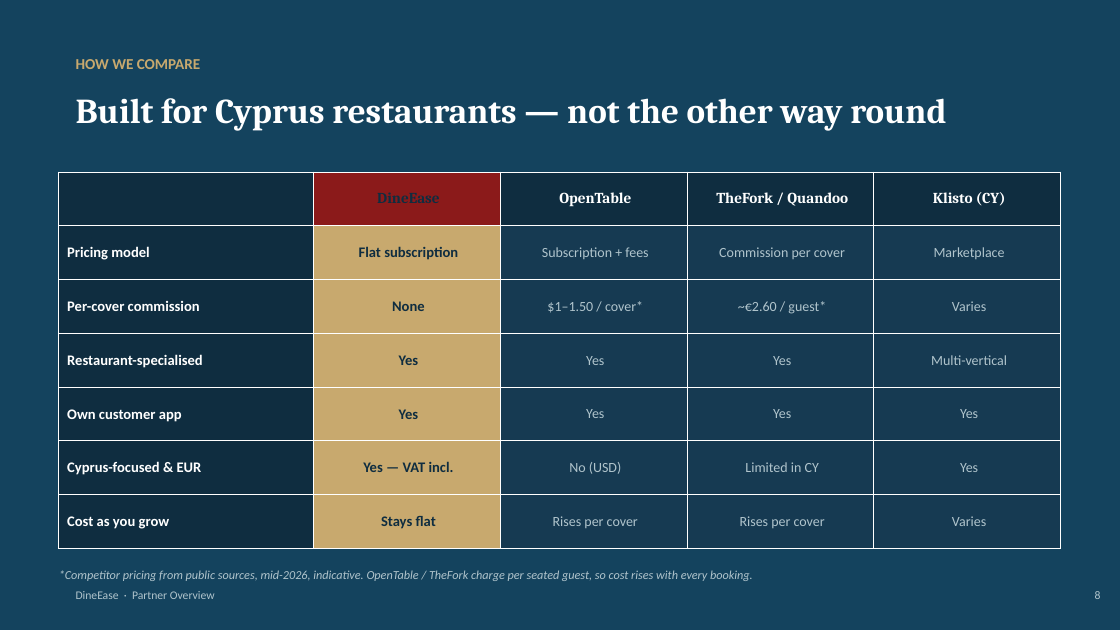
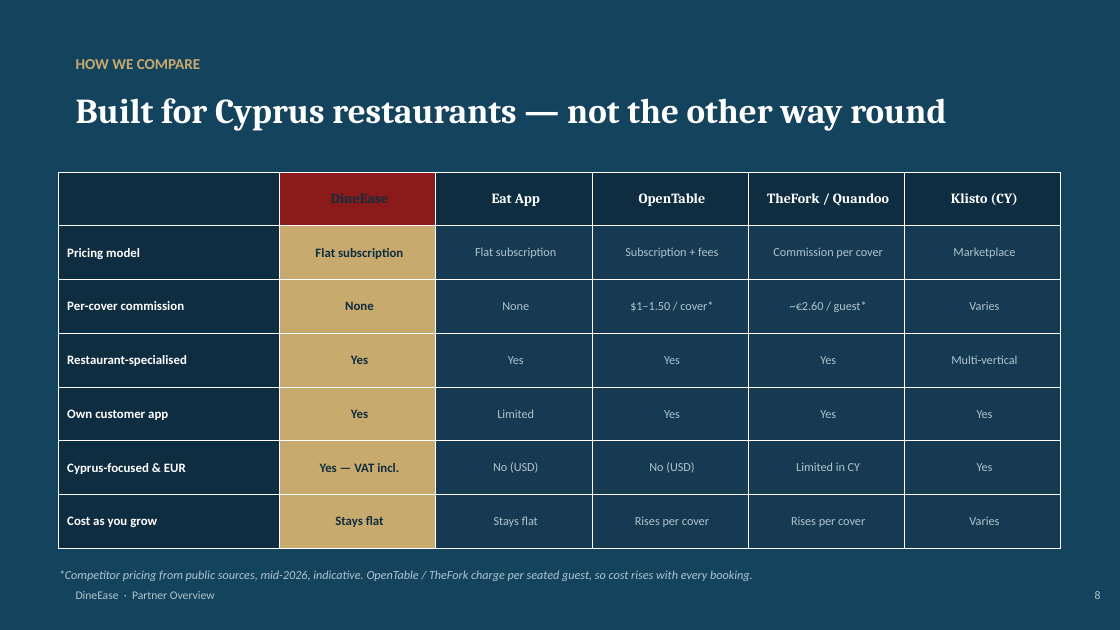
Before and after one commit to DineEaseOrganization/dineease-landing-page, a slide deck: slide 8 of presentation/DineEase-Partner-Presentation.pptx. Drawn at 1120x630 pixels with LibreOffice and Linux fonts; fonts in the diff are those of the drawing. Boxes give left, top, right and bottom in pixels: in the first picture for what was removed or moved away, otherwise in the second. Text is boxed around its words. In the diff, an @@ line names an element or a change of style, - is before the commit and + after.

```diff
--- a/presentation/DineEase-Partner-Presentation.pptx
+++ b/presentation/DineEase-Partner-Presentation.pptx
@@ table at bbox=[59, 172, 1061, 549] @@
+column 3: Eat App | Flat subscription | None | Yes | Limited | No (USD) | Stays flat
```
Also in this commit, not shown: 1 other file.
